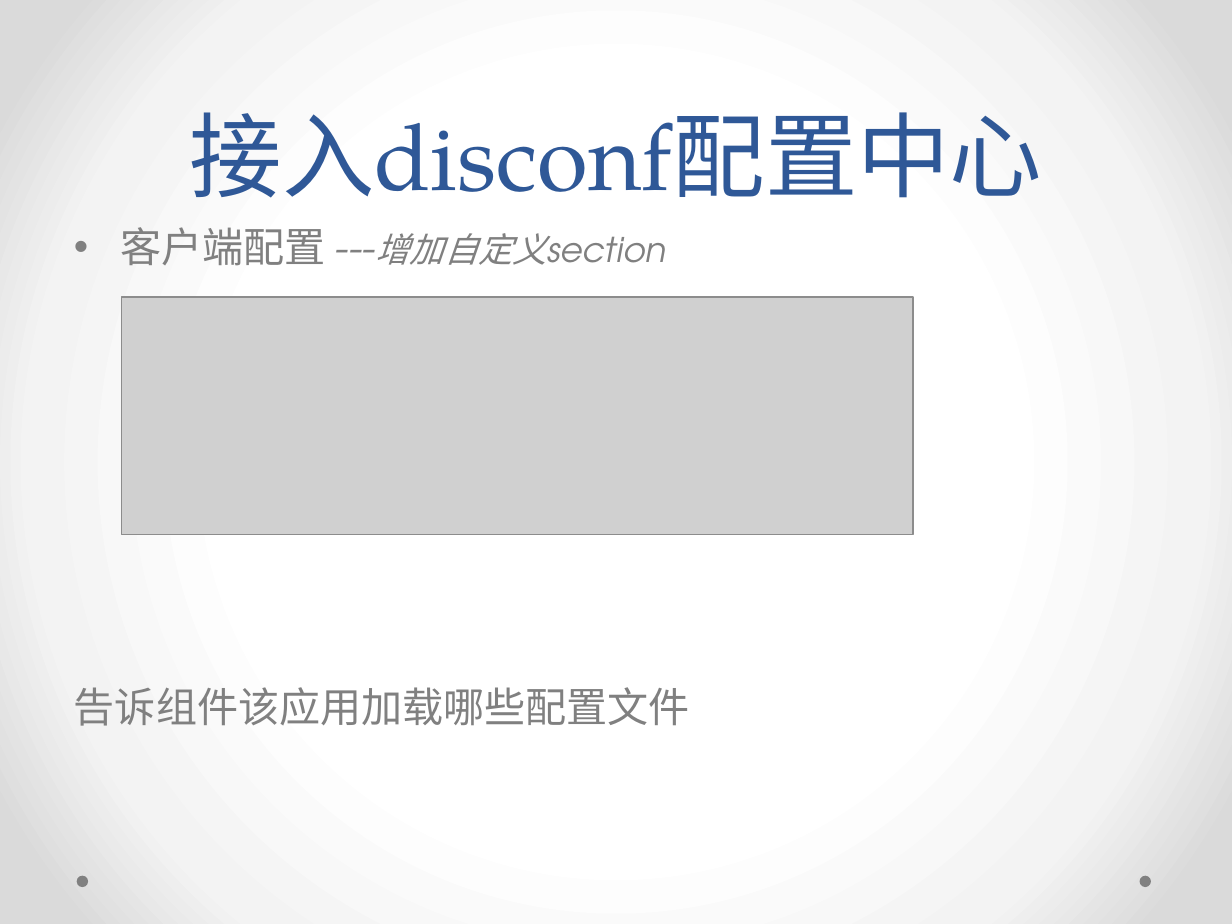
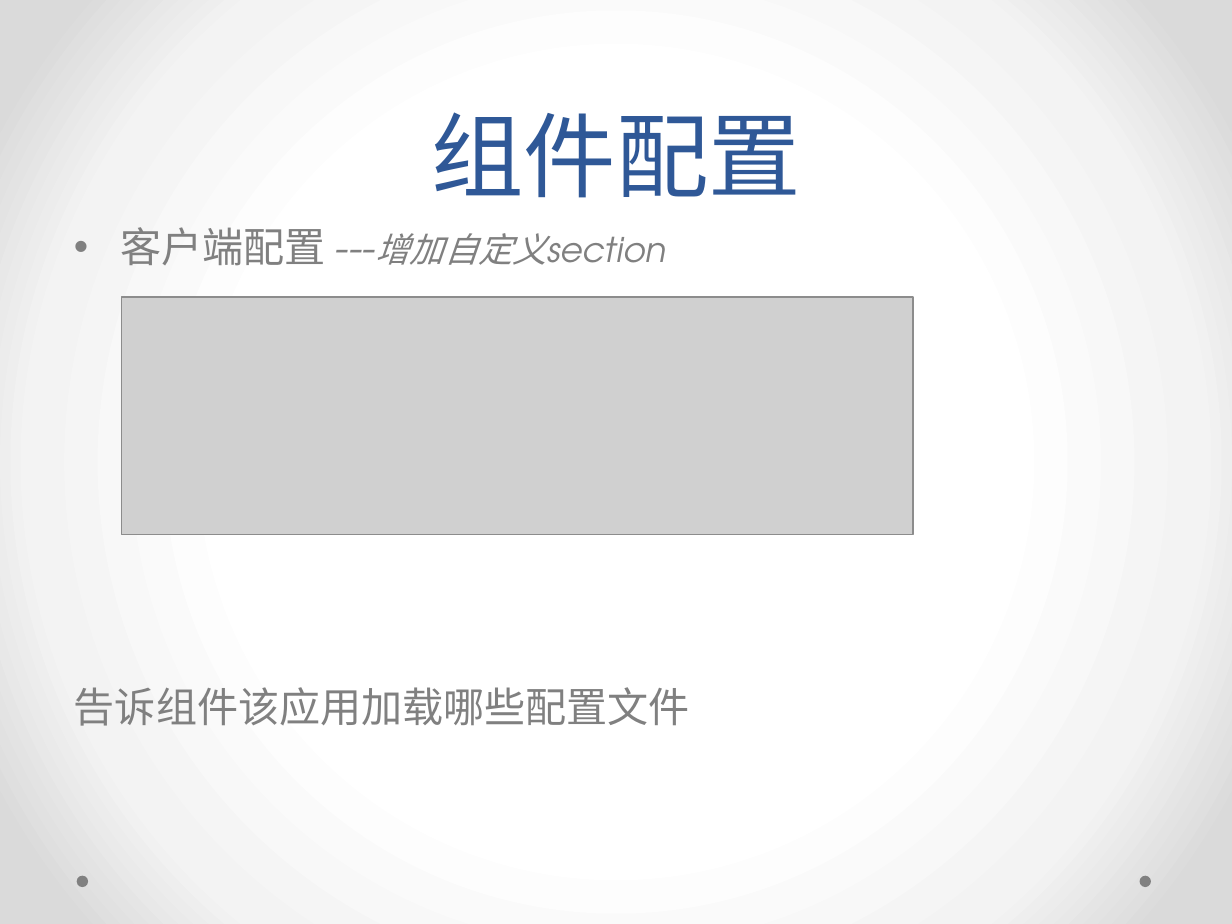
Before and after one commit to GavinYao2018/disconfnet, a slide deck: slide 5 of Document/Disconf.Net.pptx (slide 8 before the commit). Drawn at 1232x924 pixels with LibreOffice and Linux fonts; fonts in the diff are those of the drawing; grey boxes stand for pictures. Boxes give left, top, right and bottom in pixels: in the first picture for what was removed or moved away, otherwise in the second. Text is boxed around its words. In the diff, an @@ line names an element or a change of style, - is before the commit and + after.

Commit message:
小修改

```diff
--- a/Document/Disconf.Net.pptx
+++ b/Document/Disconf.Net.pptx
@@ title at [431,112,801,198]: text changed @@
-接入disconf配置中心
+组件配置
```
